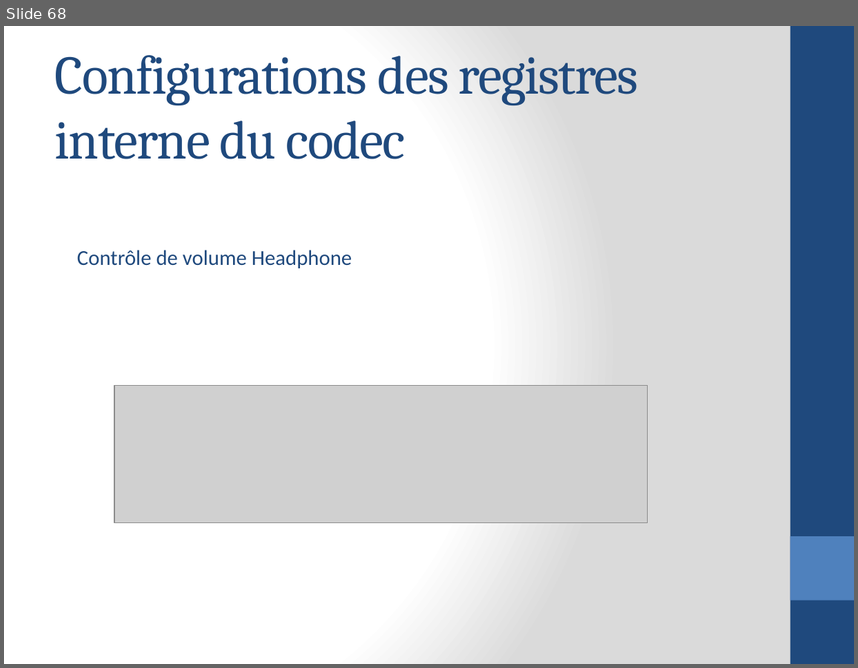
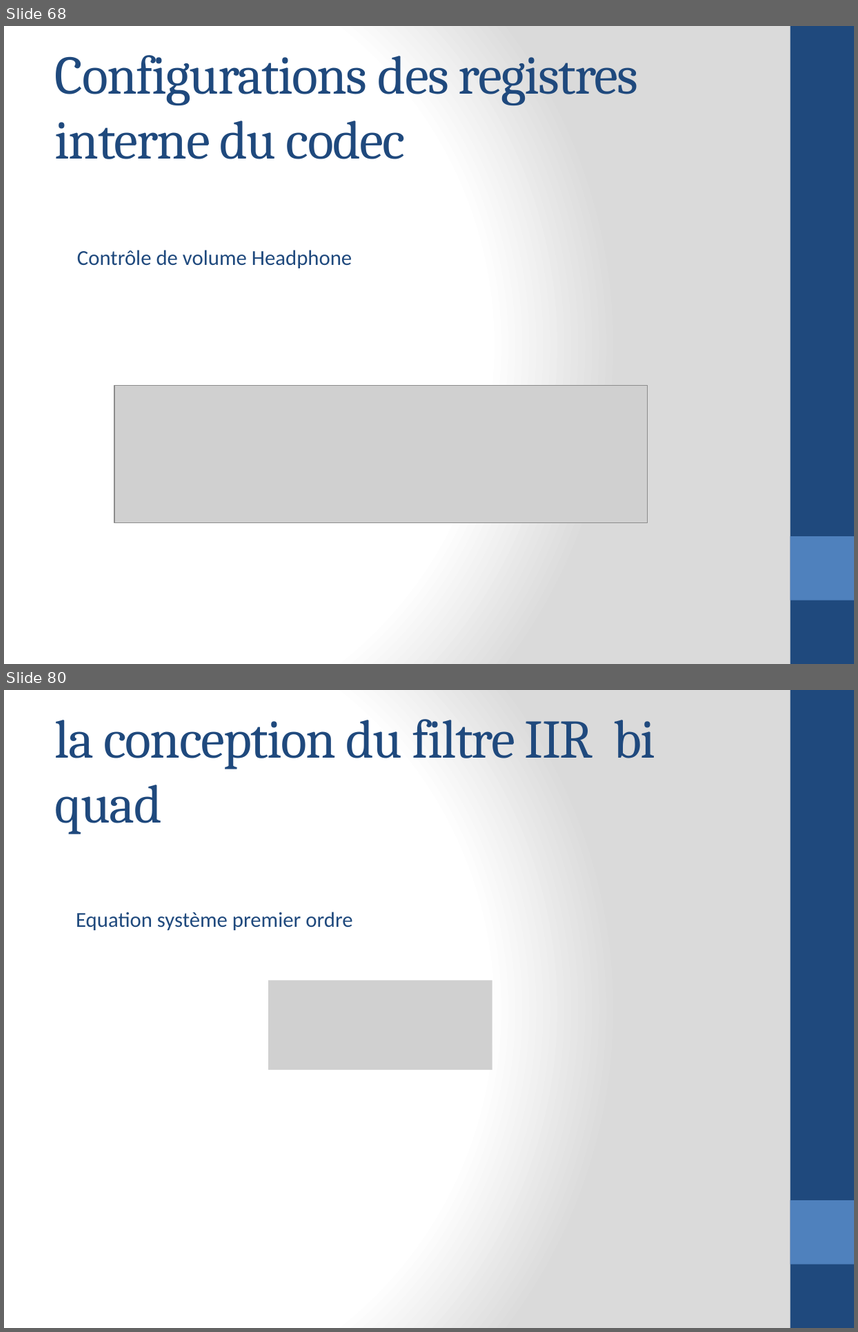
Before and after one commit to aminehatim/rapport, a slide deck: Traitement de signal audio en temps réel.pptx. Shown one above the other, each under a label of ours: slide 68 before the commit, slides 68 and 80 after it; the slides between them are not shown. The pictures are 858x668 and 858x1332 pixels, drawn with LibreOffice and Linux fonts; fonts in the diff are those of the drawing; grey boxes stand for pictures. Boxes give left, top, right and bottom in pixels: in the first picture for what was removed or moved away, otherwise in the second. Text is boxed around its words. In the diff, an @@ line names an element or a change of style, - is before the commit and + after.

```diff
--- a/Traitement de signal audio en temps réel.pptx
+++ b/Traitement de signal audio en temps réel.pptx
@@ slide 80 added at [4, 690, 854, 1328], background gradient #FFFFFF to #DADADA; not listed: 2 template elements that a slide beside it also shows @@
@@ title added at [55, 719, 655, 834], 46 pt, text #1F497D @@
+la conception du filtre IIR bi quad
@@ text added at [76, 911, 352, 930], 18 pt, text #1F497D @@
+Equation système premier ordre
@@ picture added at [268, 980, 492, 1070] @@
```
Also in this commit, not shown: 48 other slides added, 1 slide removed.
